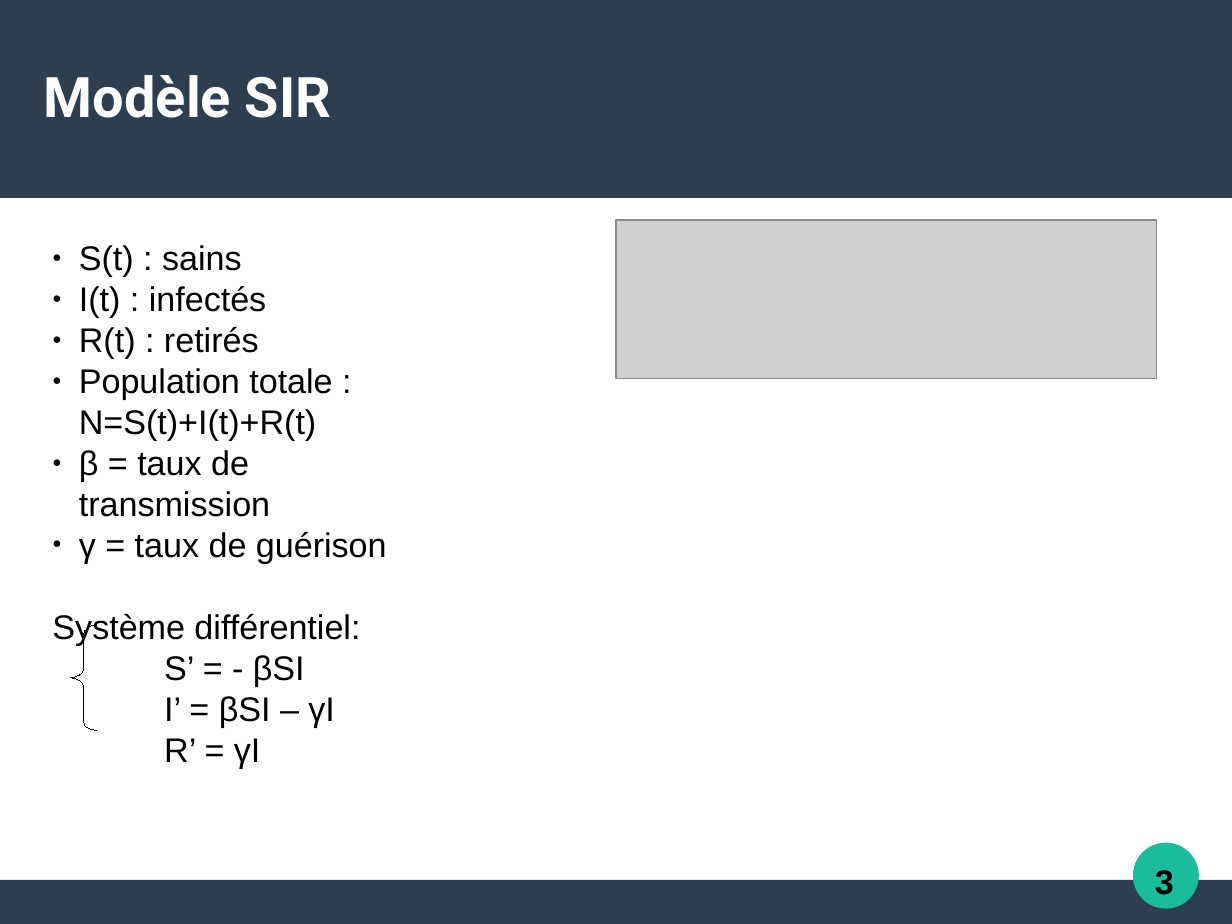
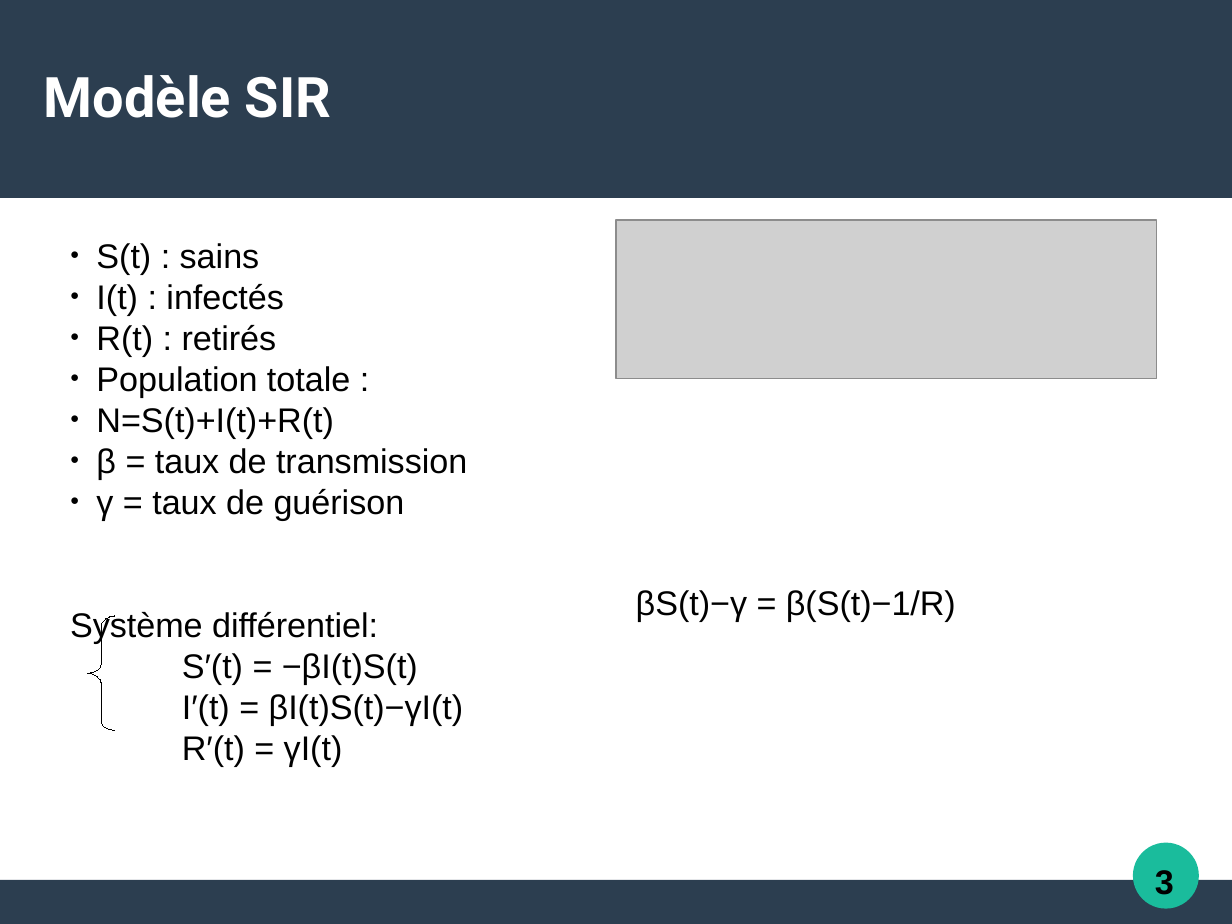
Before and after one commit to Alexia57/TIPE-2021-MP, a slide deck: slide 3 of Tipe_presentation.odp (slide 4 before the commit). Drawn at 1232x924 pixels with LibreOffice and Linux fonts; fonts in the diff are those of the drawing; grey boxes stand for pictures. Boxes give left, top, right and bottom in pixels: in the first picture for what was removed or moved away, otherwise in the second. Text is boxed around its words. In the diff, an @@ line names an element or a change of style, - is before the commit and + after.

```diff
--- a/Tipe_presentation.odp
+++ b/Tipe_presentation.odp
@@ text "S(t) : sains": place and size @@
-text "S(t) : sains" at bbox=[52, 245, 387, 727]
+text "S(t) : sains" at bbox=[70, 243, 467, 766]
@@ text at bbox=[96, 366, 350, 438]: text changed @@
-● Population totale : N=S(t)+I(t)+R(t)
+● Population totale :
+● N=S(t)+I(t)+R(t)
@@ text added at bbox=[636, 590, 956, 621], 22 pt, text #000000 @@
+βS(t)−γ = β(S(t)−1/R)
@@ freeform shape: place and size @@
-freeform shape at bbox=[70, 625, 97, 730]
+freeform shape at bbox=[88, 616, 115, 730]
@@ text at bbox=[182, 653, 464, 766]: text changed @@
-S’ = - βSI
-I’ = βSI – γI
-R’ = γI
+S′(t) = −βI(t)S(t)
+I′(t) = βI(t)S(t)−γI(t)
+R′(t) = γI(t)
```
Also in this commit, not shown: 8 other slides changed, 5 slides added, 6 slides removed, 13 other files.
